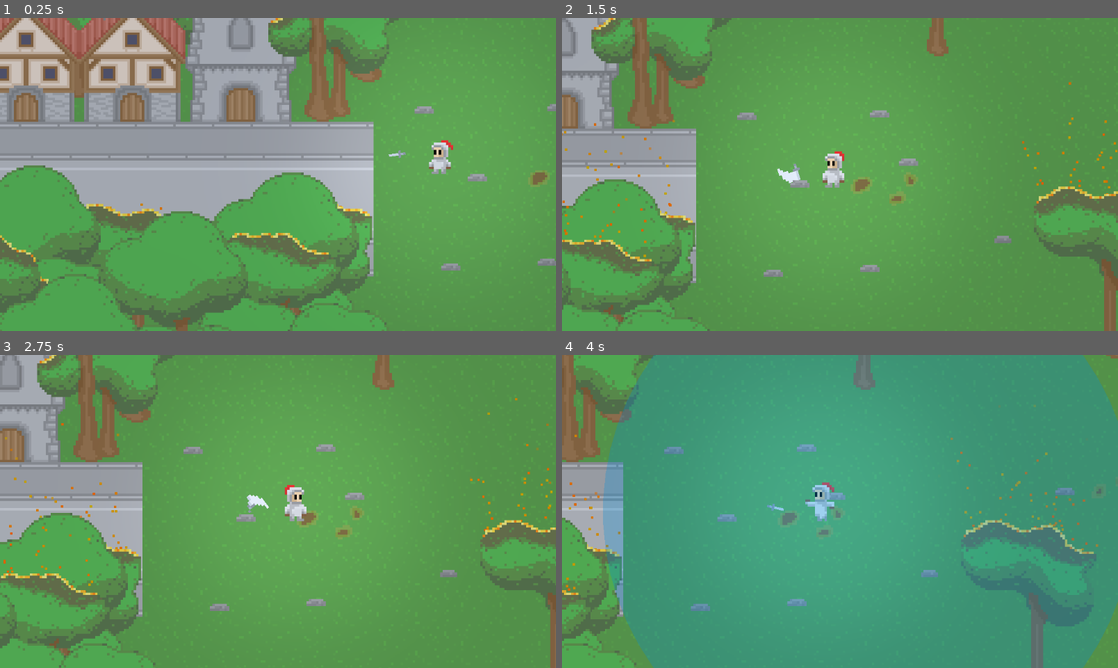
Above: before the commit, frames 1-4 (two rows, left to right).
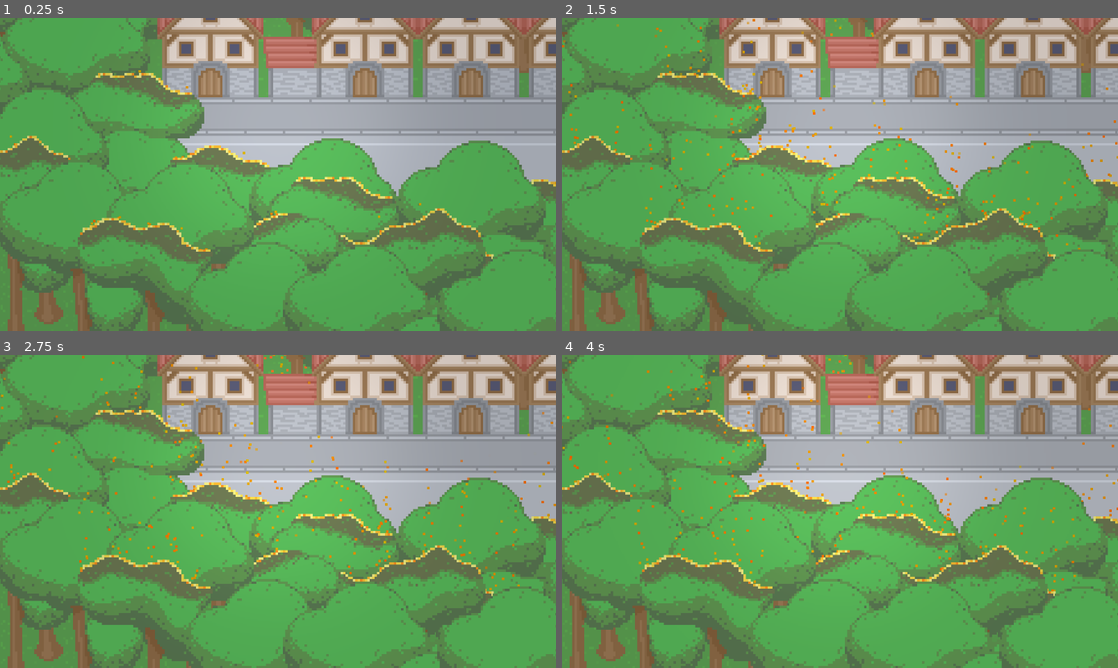
Above: after the commit, the same moments.

Repository: Senjia12/Game-dj-Ames
Game: Godot game, scene res://Level/game.tscn
The game is run twice, just before and just after one commit, with the same random seed, the same clock (stepped at 60 frames per second) and the same inputs.
Inputs (mouse positions are in pixels of both pictures, inside the frame that each line leads up to):
- Up to frame 1 (0.25 s): no input
- Up to frame 2 (1.5 s): move the mouse to (962, 158) at 0.52 s; hold D (right) 0.53-1.28 s; tap Space (espace) at 0.6 s; move the mouse to (728, 190) at 1.27 s; hold A (left) from 1.28 s (still down); tap S (bottom) at 1.35 s
- Up to frame 3 (2.75 s): tap Space (espace) at 1.55, 2.1 s; move the mouse to (333, 442) at 2.02 s; release A (left) at 2.03 s; hold D (right) from 2.03 s (still down)
- Up to frame 4 (4 s): move the mouse to (812, 574) at 2.77 s; tap E (interact) at 2.85 s; tap Space (espace) at 3.05, 3.8 s; move the mouse to (1006, 558) at 3.52 s; release D (right) at 3.53 s; hold A (left) from 3.53 s (still down); right-click (1006, 558) at 3.6 s

The runs differ from the first frame. In frame 1, 68% of the frame differs, in the area x 0-100%, y 0-100%; in frame 2, 59%; in frame 3, 61%; in frame 4, 96%.
Error after the commit: Parse Error: Identifier "dash_cooldown" not declared in the current scope. (res://Unit/Joueur/player.gd:50)

Commit message:
update dash

Diff:
--- a/bla/Unit/Joueur/player.gd
+++ b/bla/Unit/Joueur/player.gd
@@ -5,7 +5,9 @@
 @onready var dash_cd: Timer = $"dash cd"
 @onready var dash_duration: Timer = $"dash duration"
 @onready var attack_cd: Timer = $"attack cd"
-
+var atk_cd = true
+var dash_end = false
+var velocity_dash = velocity * 5
 
 func _enter_tree() -> void:
 	Globals.player = self
@@ -41,21 +43,26 @@
 	if $sword.global_position.distance_to(global_position) > 20:
 		$sword.position = (global_position - $sword.global_position).normalized() * 10
 
-	if Input.is_action_just_pressed("espace") == true:
+	if Input.is_action_just_pressed("espace") == true && atk_cd == true:
 		$sword.play("sword_attack")
+		atk_cd = false
 
+	if Input.is_action_just_pressed("espace") and dash_cooldown == true:
+		velocity = velocity_dash
+		dash_cooldown = false
+		dash_end = true
 
 func _on_attack_cd_timeout() -> void:
-	pass # Replace with function body.
-
+	pass # Replace with function body
+	atk_cd = true
 
 func _on_dash_duration_timeout() -> void:
 	pass # Replace with function body.
-
+	dash_cooldown = true
 
 func _on_dash_cd_timeout() -> void:
 	pass # Replace with function body.
-
+	dash_cooldown = true
 
 func _on_attack_area_body_entered(body: Node2D) -> void:
 	pass # Replace with function body.
